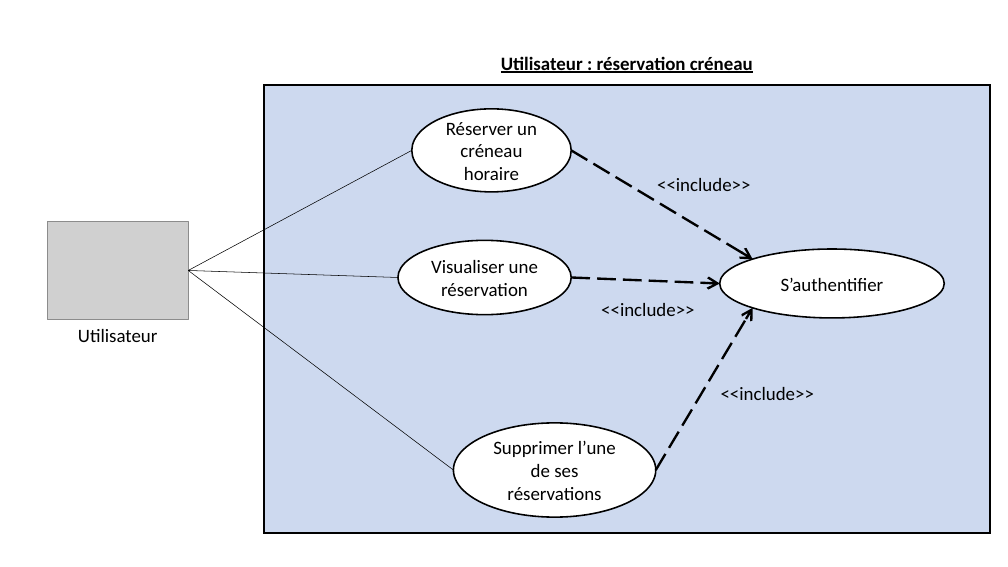
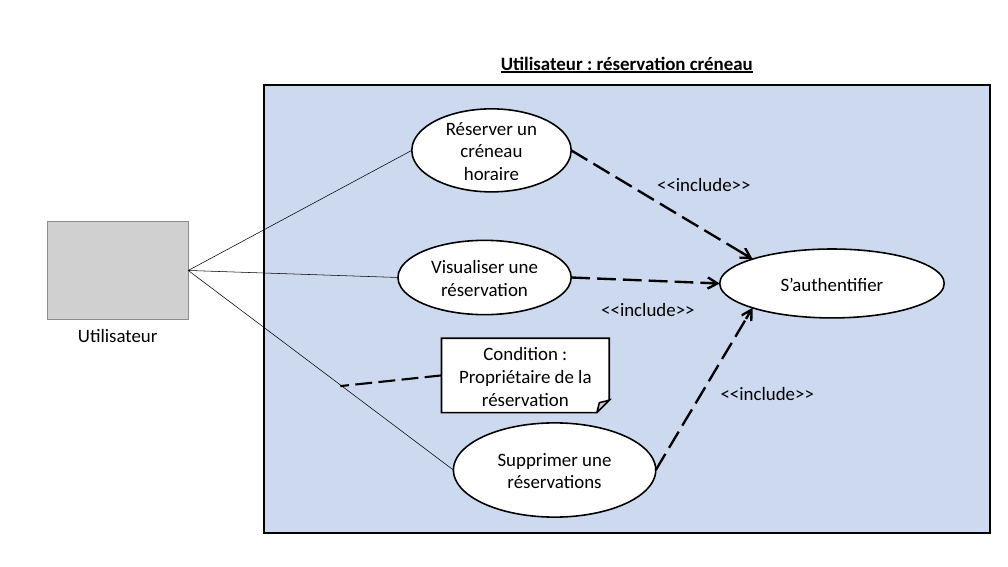
Before and after one commit to wezerg/m2l_r2s-full_app-csharp, a slide deck: slide 4 of Documentation/Ecrit/03b_Diagramme_de_cas.pptx. Drawn at 1008x567 pixels with LibreOffice and Linux fonts; fonts in the diff are those of the drawing; grey boxes stand for pictures. Boxes give left, top, right and bottom in pixels: in the first picture for what was removed or moved away, otherwise in the second. Text is boxed around its words. In the diff, an @@ line names an element or a change of style, - is before the commit and + after.

```diff
--- a/Documentation/Ecrit/03b_Diagramme_de_cas.pptx
+++ b/Documentation/Ecrit/03b_Diagramme_de_cas.pptx
@@ folded corner added at (442,338,609,412), fill #FFFFFF, outline #000000 1.5 pt, 18 pt, text #000000 @@
+Condition : Propriétaire de la réservation
@@ line added from (442, 376) to (340, 386), #000000 2 pt dashed @@
@@ text in ellipse at (498,453,611,488): text changed @@
-Supprimer l’une de ses réservations
+Supprimer une réservations
```
Also in this commit, not shown: 1 other slide changed, 5 other files.
